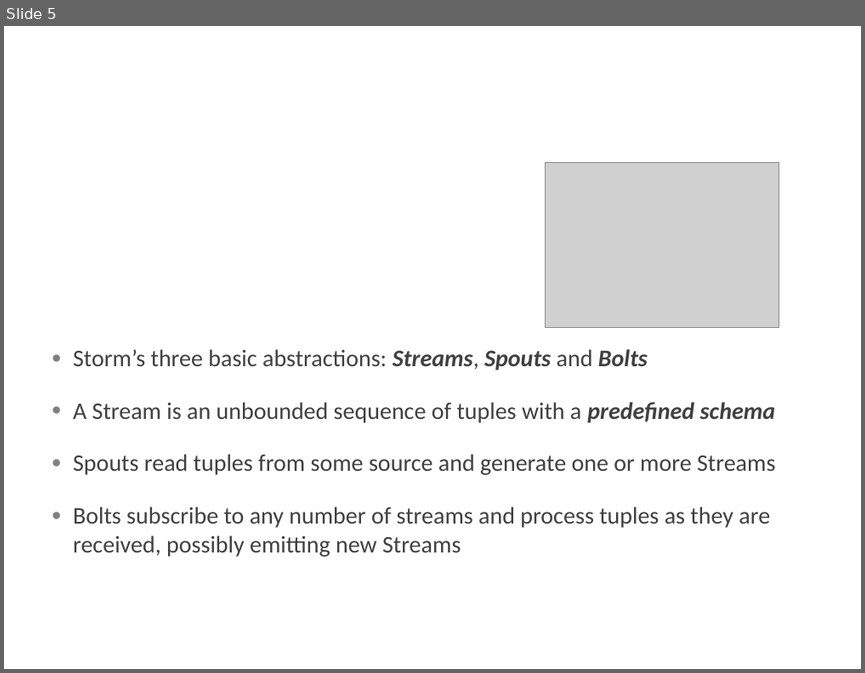
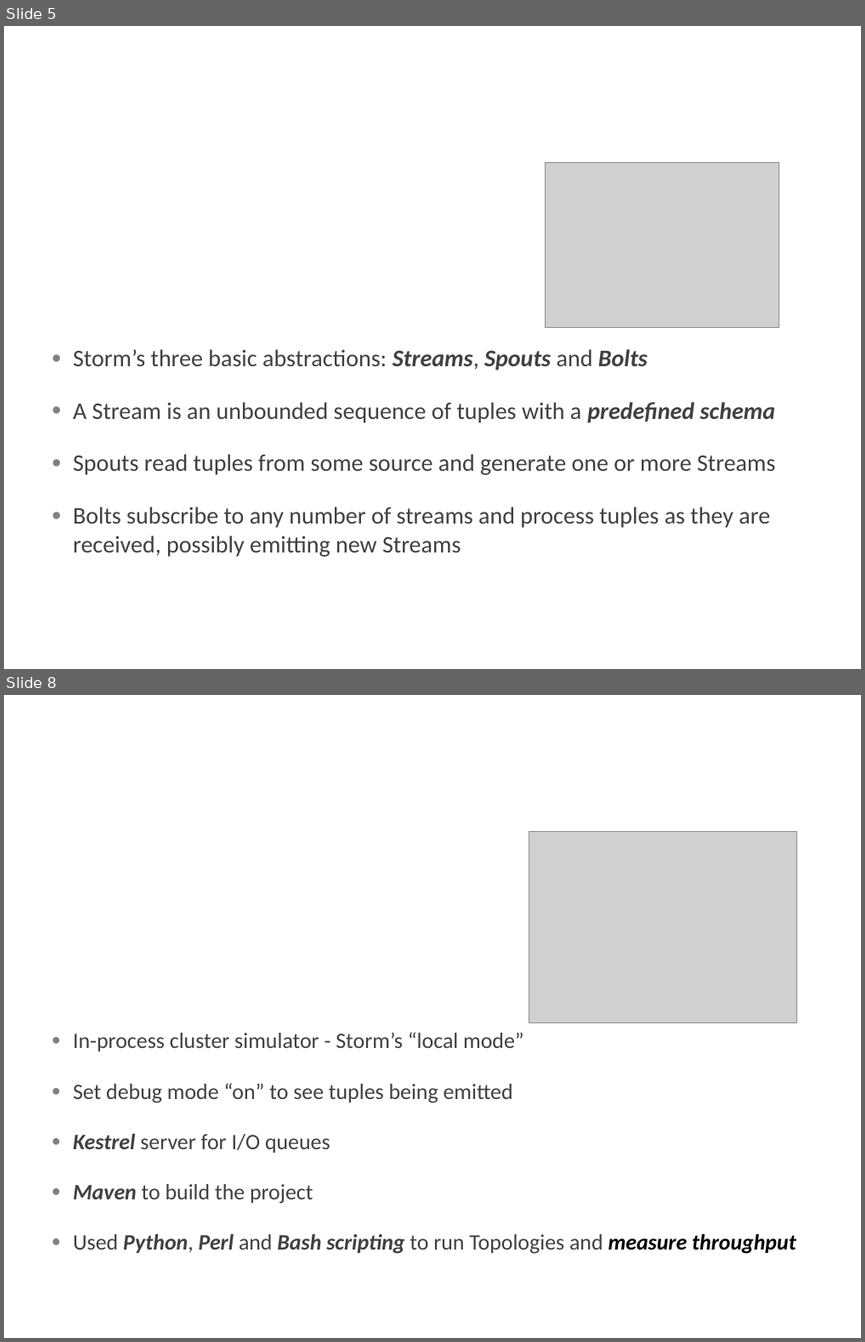
Before and after one commit to marinosm/reteonstorm, a slide deck: Presentation1.pptx. Shown one above the other, each under a label of ours: slide 5 before the commit, slides 5 and 8 after it; the slides between them are not shown. The pictures are 865x673 and 865x1342 pixels, drawn with LibreOffice and Linux fonts; fonts in the diff are those of the drawing; grey boxes stand for pictures; background and template pictures are left out. Boxes give left, top, right and bottom in pixels: in the first picture for what was removed or moved away, otherwise in the second. Text is boxed around its words. In the diff, an @@ line names an element or a change of style, - is before the commit and + after.

```diff
--- a/Presentation1.pptx
+++ b/Presentation1.pptx
@@ slide 8 added at [4, 695, 861, 1338], background picture (left out) @@
@@ picture added at [528, 831, 796, 1022] @@
@@ text added at [73, 1032, 796, 1253], 18.5 pt, text #404040 @@
+● In-process cluster simulator - Storm’s “local mode”
+● Set debug mode “on” to see tuples being emitted
+● Kestrel server for I/O queues
+● Maven to build the project
+● Used Python, Perl and Bash scripting to run Topologies and measure throughput
@@ title added at [224, 1083, 265, 1099], 36 pt, text #FFFFFF @@
+Is node-sharing beneficial on Storm?
```
Also in this commit, not shown: 1 slide changed, 7 other slides added, 1 other file.
